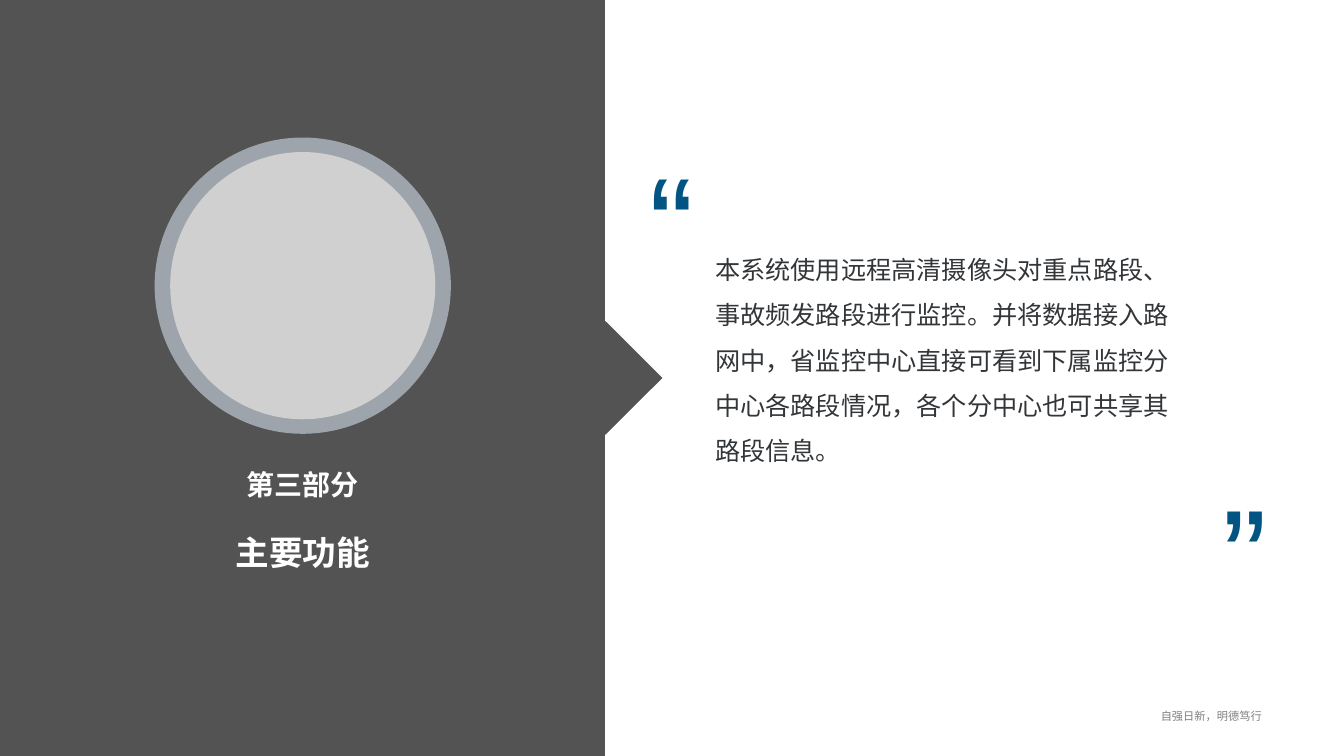
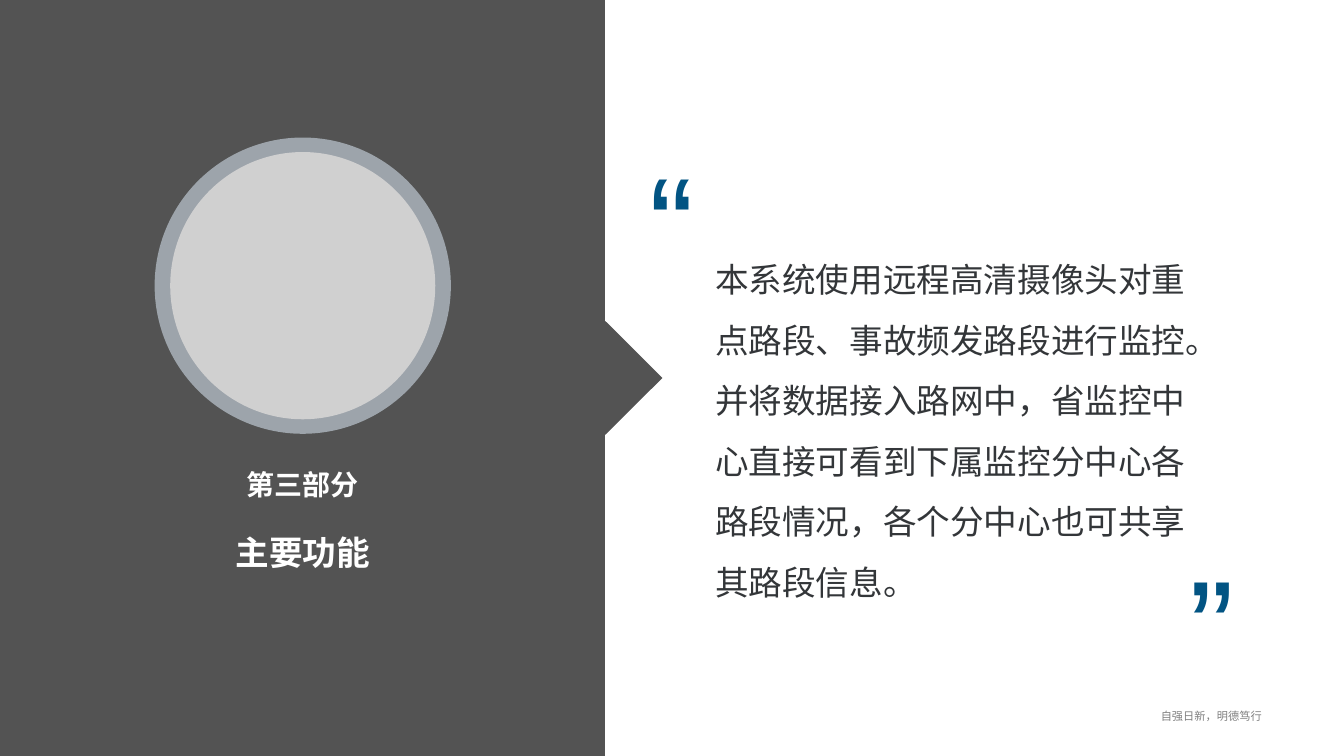
Before and after one commit to er-yang/HW, a slide deck: slide 10 of doc/路面监控系统.pptx (slide 8 before the commit). Drawn at 1344x756 pixels with LibreOffice and Linux fonts; fonts in the diff are those of the drawing; grey boxes stand for pictures; background and template pictures are left out. Boxes give left, top, right and bottom in pixels: in the first picture for what was removed or moved away, otherwise in the second. Text is boxed around its words. In the diff, an @@ line names an element or a change of style, - is before the commit and + after.

```diff
--- a/doc/路面监控系统.pptx
+++ b/doc/路面监控系统.pptx
@@ text "本系统使用远程高清摄像头对重点路段、事故频发路段进行监控。并将数据接入路网中，省监控中心直接可看到下属监控分中心各路段情 ..." at box(715, 263, 1219, 598): size 18 to 24 pt @@
@@ text "”": place and size @@
-text "”" at box(1213, 466, 1278, 639)
+text "”" at box(1180, 536, 1245, 710)
```
Also in this commit, not shown: 12 other slides changed, 3 slides added.
